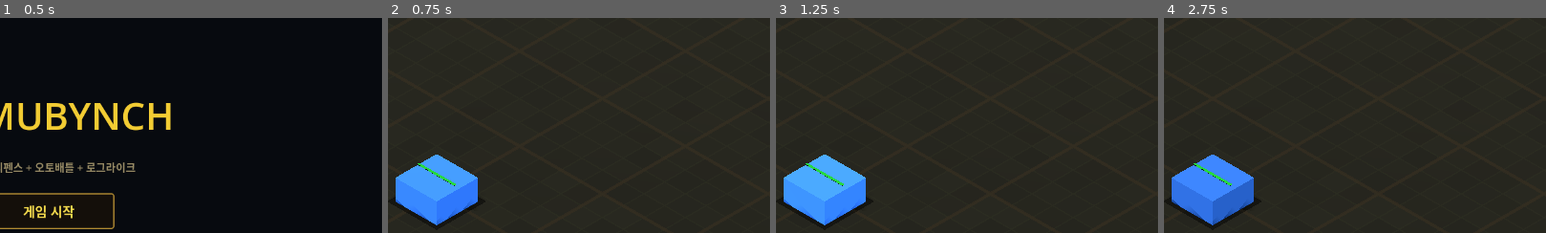
Above: before the commit, frames 1-4 (left to right).
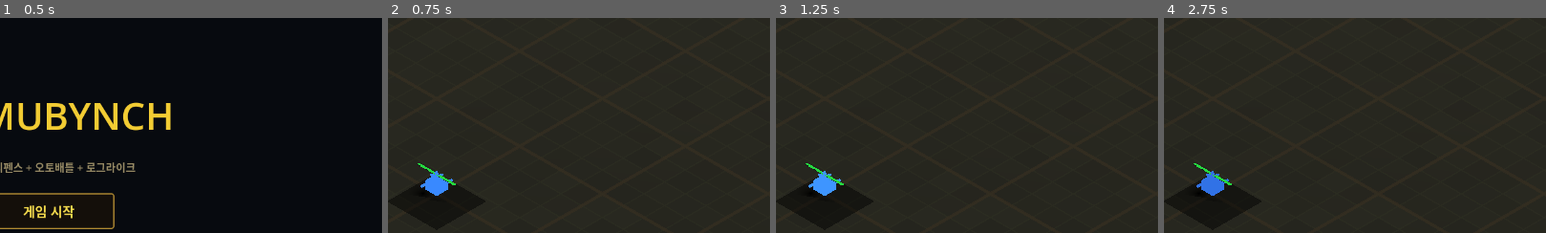
Above: after the commit, the same moments.

Repository: kingkingburger/sikmubynch
Game: Godot game, scene res://scenes/main/title.tscn
Two runs of this game, one before a commit and one after it. Both use one fixed random seed, a clock stepped at 60 frames per second and the inputs below. Sound files missing from this copy of the repository are replaced by a short silence.
Inputs:
- Up to frame 1 (0.5 s): no input
- Up to frame 2 (0.75 s): click "게임 시작" at 0.5 s
- Up to frame 3 (1.25 s): no input
- Up to frame 4 (2.75 s): click "[1] 바리케이드 $10" at 1.25 s; click "[2] 타워 $50" at 2 s
The pictures show only the part of the screen within x 44-94%, y 9-59%; the shares and areas given below are measured in that part.

Frame 1 is identical in both runs. In frame 2, 4.2% of the frame differs, in the area x 2-24%, y 63-97%; in frame 3, 4.2%; in frame 4, 4.7%.

Commit message:
GLB 3D 모델 17종 생성 + 로더 재귀 검색 수정
- trimesh로 로우폴리 GLB 모델 생성 (유닛4+적6+건물5+이펙트2)
- _load_glb 재귀 검색으로 중첩 노드 지원
- tools/create_models.py + tools/start_hunyuan.bat

Co-Authored-By: Claude Opus 4.6 (1M context) <noreply@anthropic.com>

Diff:
--- a/project/scenes/buildings/base_building.gd
+++ b/project/scenes/buildings/base_building.gd
@@ -223,10 +223,16 @@
 	var res = load(path)
 	if res is PackedScene:
 		var instance := (res as PackedScene).instantiate()
-		for child in instance.get_children():
-			if child is MeshInstance3D:
-				var mesh: Mesh = child.mesh
-				instance.queue_free()
-				return mesh
+		var mesh := _find_mesh_recursive(instance)
 		instance.queue_free()
+		return mesh
 	return null
+
+static func _find_mesh_recursive(node: Node) -> Mesh:
+	if node is MeshInstance3D and node.mesh:
+		return node.mesh
+	for child in node.get_children():
+		var found := _find_mesh_recursive(child)
+		if found:
+			return found
+	return null
Binary file added: project/assets/models/buildings/barracks.glb
Not shown, added: project/assets/models/buildings/barracks.glb.import
Binary file added: project/assets/models/buildings/hq.glb
Not shown, added: project/assets/models/buildings/hq.glb.import
Binary file added: project/assets/models/buildings/miner.glb
Not shown, added: project/assets/models/buildings/miner.glb.import
Binary file added: project/assets/models/buildings/tower.glb
Not shown, added: project/assets/models/buildings/tower.glb.import
Binary file added: project/assets/models/buildings/tower_turret.glb
Not shown, added: project/assets/models/buildings/tower_turret.glb.import
Binary file added: project/assets/models/effects/mineral_orb.glb
Not shown, added: project/assets/models/effects/mineral_orb.glb.import
(and 24 more such lines)
